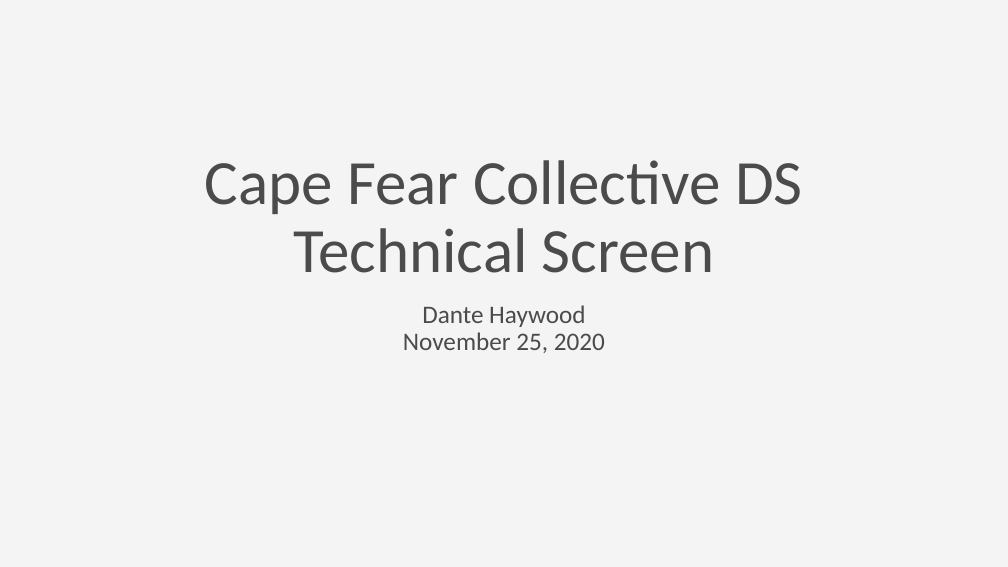
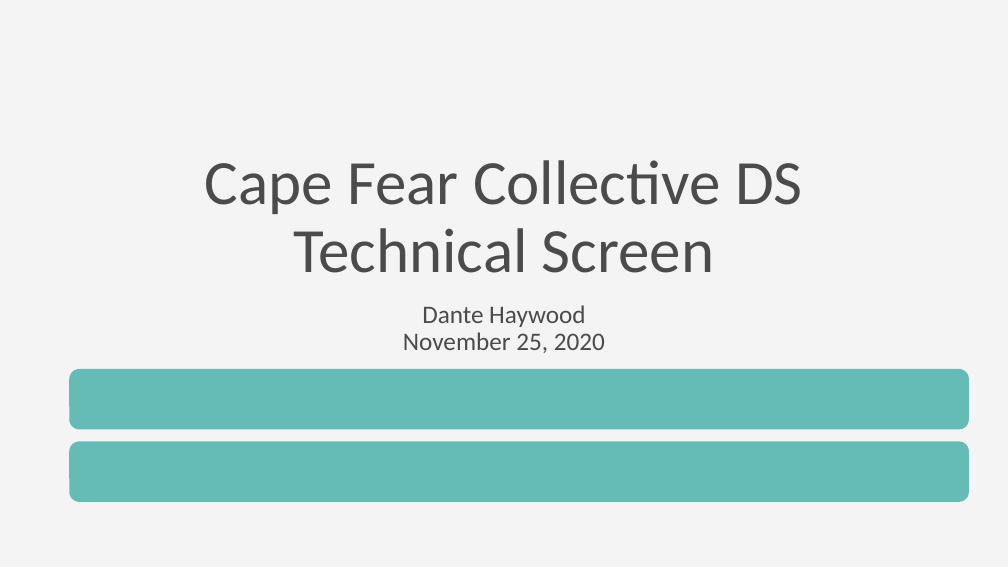
Before and after one commit to DanteHaywood/cfc_ds_screen, a slide deck: slide 1 of doc/2020_11_25_cfc_ds_technical_screen_haywood.pptx. Drawn at 1008x567 pixels with LibreOffice and Linux fonts; fonts in the diff are those of the drawing. Boxes give left, top, right and bottom in pixels: in the first picture for what was removed or moved away, otherwise in the second. Text is boxed around its words. In the diff, an @@ line names an element or a change of style, - is before the commit and + after.

```diff
--- a/doc/2020_11_25_cfc_ds_technical_screen_haywood.pptx
+++ b/doc/2020_11_25_cfc_ds_technical_screen_haywood.pptx
@@ rounded rectangle added at (70,369,969,430), fill #65BBB5 @@
@@ rounded rectangle added at (70,442,969,502), fill #65BBB5 @@
```
Also in this commit, not shown: 3 other slides changed.
